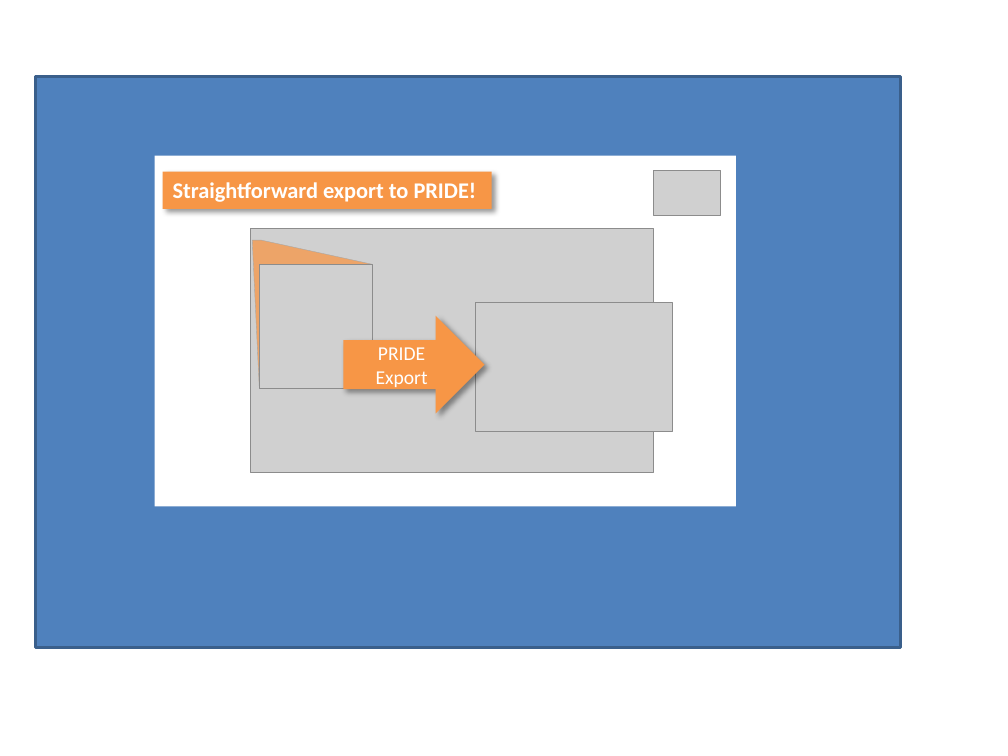
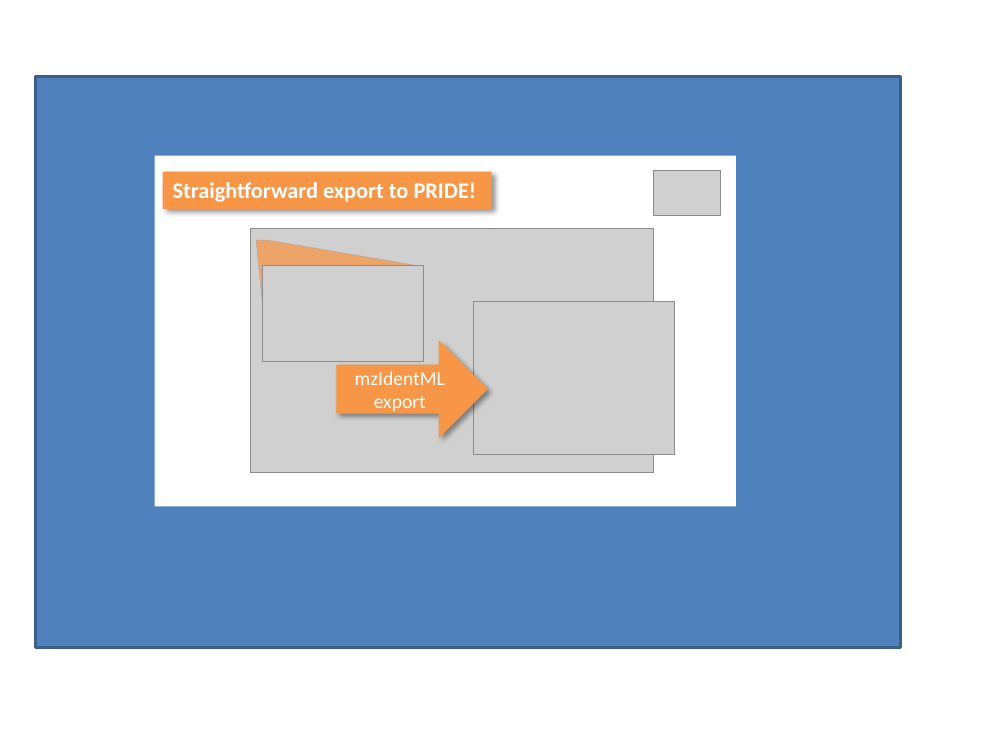
Before and after one commit to compomics/peptide-shaker, a slide deck: slide 10 of wiki/getting_started/getting_started.pptx. Drawn at 1008x756 pixels with LibreOffice and Linux fonts; fonts in the diff are those of the drawing; grey boxes stand for pictures. Boxes give left, top, right and bottom in pixels: in the first picture for what was removed or moved away, otherwise in the second. Text is boxed around its words. In the diff, an @@ line names an element or a change of style, - is before the commit and + after.

```diff
--- a/wiki/getting_started/getting_started.pptx
+++ b/wiki/getting_started/getting_started.pptx
@@ freeform shape: place and size @@
-freeform shape at (252,240,372,388)
+freeform shape at (256,240,422,334)
@@ picture: place and size @@
-picture at (260,264,373,388)
+picture at (262,266,423,362)
@@ picture: place and size @@
-picture at (476,302,672,432)
+picture at (473,301,674,455)
@@ right arrow "mzIdentML": place and size @@
-right arrow "mzIdentML" at (344,316,485,413)
+right arrow "mzIdentML" at (337,340,488,437)
@@ text in right arrow at (355,371,445,414): text changed @@
-PRIDE Export
+mzIdentML
+export
```
Also in this commit, not shown: 2 other slides changed.
